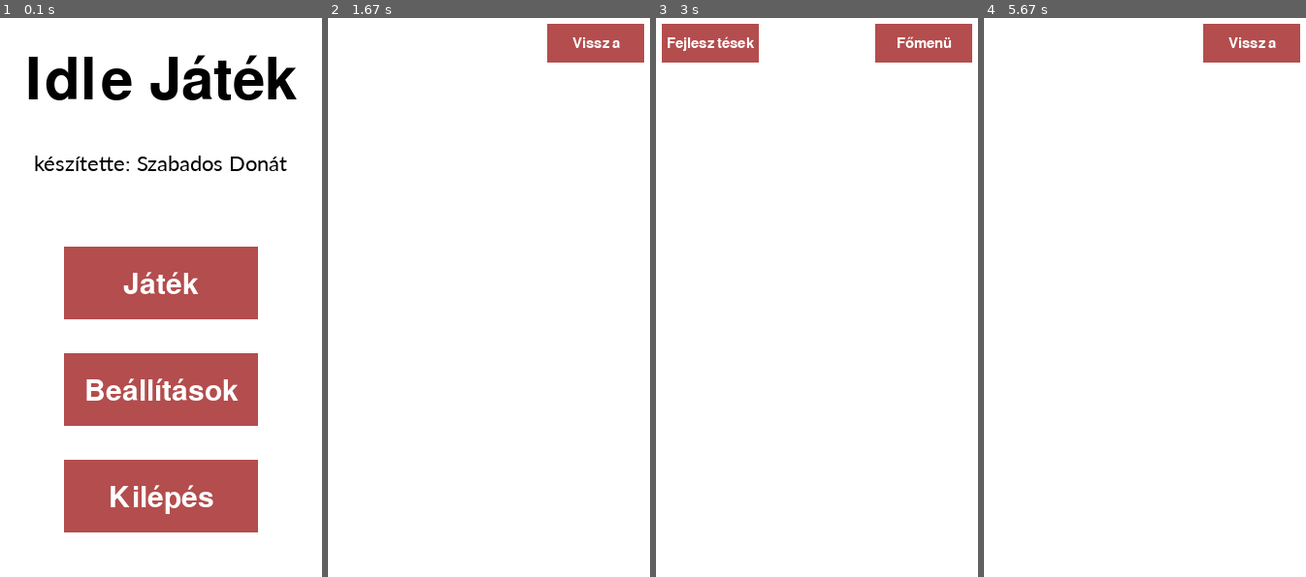
Above: before the commit, frames 1-4 (left to right).
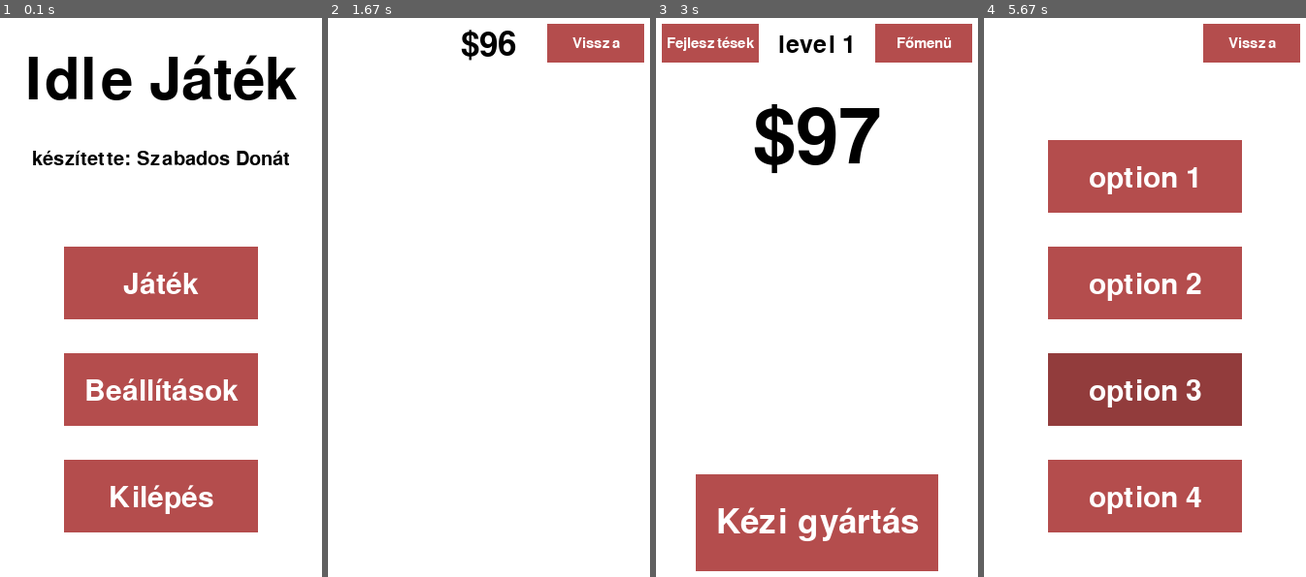
Above: after the commit, the same moments.

Repository: szabadosdonat/idlegame
Game: pygame game, started from idle_pygame.py
Two runs of this game, one before a commit and one after it. Both use one fixed random seed, a clock stepped at 60 frames per second and the inputs below.
Inputs (mouse positions are in pixels of both pictures, inside the frame that each line leads up to):
- Up to frame 1 (0.1 s): no input
- Up to frame 2 (1.67 s): click (489, 314) at 0.38 s; click "Fejlesztések" at 0.72 s
- Up to frame 3 (3 s): click "Főmenü" at 2.05 s; click (800, 476) at 2.38 s; click (804, 208) at 2.72 s
- Up to frame 4 (5.67 s): click "Kilépés" at 4.05 s; click (1219, 208) at 4.38 s; click "Főmenü" at 5.22 s; click "Beállítások" at 5.55 s

The runs differ from the first frame. In frame 1, 1.5% of the frame differs, in the area x 10-90%, y 23-28%; in frame 2, 0.5%; in frame 3, 15%; in frame 4, 30%, in the area x 19-81%, y 21-93%.

Commit message:
# beállítások menü pofozva, pénz és level számláló megvalósítva

Diff:
--- a/idle_pygame.py
+++ b/idle_pygame.py
@@ -4,25 +4,26 @@
 button_pressed = False
 screen_width = 360
 screen_heigth = 640
+money = 96  # starting money
+level = 1 # starting level
 
 
 # ToDo: inherit Button and Text from Thing/Object class
 class Text:
-    def __init__(self, value, size, x=None, y=None, bold=False):
+    def __init__(self, value, size, x=None, y=None):
         # x == None --> centered vertically
         # y == None --> centered horizontally
         self.value = value
         self.x = x
         self.y = y
         self.size = size
-        self.bold = bold
+
+    def set_value(self, value):
+        self.value = value
+        self.x = (screen_width / 2) - (pygame.font.Font('freesansbold.ttf', self.size).render(self.value, True, (0, 0, 0)).get_width() / 2)
 
     def draw_text(self):
-        # note: bold switch does seemingly nothing
-        if self.bold:
-            font = pygame.font.Font('freesansbold.ttf', self.size)
-        else:
-            font = pygame.font.SysFont('calibrilight.ttf', self.size)
+        font = pygame.font.Font('freesansbold.ttf', self.size)
         rendered = font.render(self.value, True, (0, 0, 0))
         if self.x is None:
             self.x = (screen_width / 2) - (rendered.get_width() / 2)
@@ -118,19 +119,28 @@
     b13 = Button('Kilépés', x=80, y=470)
     b21 = Button('Fejlesztések', x=20, y=20, width=100, heigth=40, text_size=15)
     b22 = Button('Főmenü', x=240, y=20, width=100, heigth=40, text_size=15)
+    b23 = Button('Kézi gyártás', x=55, y=485, width=250, heigth=100, text_size=35)
     b31 = Button('Vissza', x=240, y=20, width=100, heigth=40, text_size=15)
     b41 = Button('Vissza', x=240, y=20, width=100, heigth=40, text_size=15)
+    b42 = Button('option 1', x=80, y=140)
+    b43 = Button('option 2', x=80, y=250)
+    b44 = Button('option 3', x=80, y=360)
+    b45 = Button('option 4', x=80, y=470)
 
     # text objects
-    t11 = Text('Idle Játék', 60, x=None, y=50, bold=True)
-    t12 = Text('készítette: Szabados Donát', 25, x=None, y=150)
+    t11 = Text('Idle Játék', 60, x=None, y=50)
+    t12 = Text('készítette: Szabados Donát', 20, x=None, y=150)
+    t21 = Text(f'${money}', 80, x=None, y=100)
+    t22 = Text(f'level {level}', 25, x=None, y=30)
+    t31 = Text(f'${money}', 35, x=None, y=25)
 
     # frames
     f1 = Frame('Main Menu', b11, b12, b13, t11, t12)
-    f2 = Frame('Home Screen', b21, b22)
-    f3 = Frame('Upgrades', b31)
-    f4 = Frame('Beállítások', b41)
+    f2 = Frame('Home Screen', b21, b22, b23, t21, t22)
+    f3 = Frame('Upgrades', b31, t31)
+    f4 = Frame('Beállítások', b41, b42, b43, b44, b45)
 
+    # the frame set here shows up on game start, for now it's the main menu
     current_frame = f1
 
     # game loop
@@ -164,6 +174,11 @@
             current_frame.hide_frame()
             current_frame = f1
 
+        if b23.draw_button():
+            money += 1
+            t21.set_value(f'${money}')
+            t31.set_value(f'${money}')
+
         if b31.draw_button():
             current_frame.hide_frame()
             current_frame = f2
--- a/main.py
+++ /dev/null
@@ -1,104 +0,0 @@
-# idle játék
-# Szabados Donát
-
-import tkinter as tk
-from threading import Timer
-
-
-class Money:
-    def __init__(self, money):
-        self.money = money
-        self.ertek = 1
-        self.eladasi_gyorsasag = 1
-        self.gyarak_szama = 0
-
-    @property
-    def get_money(self):
-        return self.money
-
-    @property
-    def get_gyarak_szama(self):
-        return self.gyarak_szama
-
-    def gomb(self):
-        self.money += self.ertek
-        print(self.money)
-
-    def upgrade_1(self):
-        # gyár építése
-        self.gyarak_szama += 1
-
-    def upgrade_2(self):
-        # termék továbbfejlesztése (2x eladási ár)
-        self.ertek *= 2
-
-    def upgrade_3(self):
-        # munkások béremelése (+5% gyártási gyorsaság)
-        self.eladasi_gyorsasag += self.eladasi_gyorsasag*0.05
-
-    def upgrade_4(self):
-        # termék finomhangolása (+5% eladási ár)
-        self.ertek += self.ertek*0.05
-
-
-def show(f):
-    f.tkraise()
-
-
-if __name__ == '__main__':
-    root = tk.Tk()
-    root.geometry("360x640")
-    root.title("Munkahely")
-
-    m = Money(50)
-
-    # framek legyártása
-    frame_mainmenu = tk.Frame(root, width=360, height=640)
-    frame_home = tk.Frame(root, width=360, height=640)
-    frame_upgrades = tk.Frame(root, width=360, height=640)
-    for frame in (frame_mainmenu, frame_home, frame_upgrades):
-        frame.grid(row=0, column=0, sticky='nsew')
-
-    # main menu
-    tk.Label(frame_mainmenu, text="Idle Játék", font=('italic', 32)).place(relx=0.5, rely=0.2, anchor='center')
-    tk.Button(frame_mainmenu, bd=10, relief="groove", text="Játék indítása", font=('italic', 20), command=lambda: show(frame_home)).place(relx=0.5, rely=0.4, anchor='center')
-    tk.Button(frame_mainmenu, bd=10, relief="groove", text="Beállítások", font=('italic', 20), command=None).place(relx=0.5, rely=0.53, anchor='center')
-    tk.Button(frame_mainmenu, bd=10, relief="groove", text="Kilépés", font=('italic', 20), command=lambda: root.quit()).place(relx=0.5, rely=0.66, anchor='center')
-
-    # home
-    tk.Label(frame_home, text='Pénzed:\n' + str(m.get_money), font=('italic', 25)).place(relx=0.5, rely=0.15, anchor='center')
-    tk.Button(frame_home, width=10, bd=0, text='Fejlesztések', command=lambda: show(frame_upgrades)).place(relx=0.03, rely=0.02)
-    tk.Button(frame_home, width=10, bd=0, text='Főmenü', command=lambda: show(frame_mainmenu)).place(relx=0.75, rely=0.02)
-    tk.Button(frame_home, text="Kézi gyártás", bd=10, font=('italic', 25), command=lambda: m.gomb()).place(relx=0.5, rely=0.75, anchor="center")
-
-    # upgrades
-    tk.Label(frame_upgrades, text='Pénzed:\n' + str(m.get_money), font=('italic', 25)).place(relx=0.5, rely=0.15, anchor='center')
-
-    frame_upgrades.columnconfigure(0, weight=1)
-    frame_upgrades.columnconfigure(1, weight=1)
-    frame_upgrades.rowconfigure(0, weight=3)
-    frame_upgrades.rowconfigure(1, weight=1)
-    frame_upgrades.rowconfigure(2, weight=1)
-    frame_upgrades.rowconfigure(3, weight=1)
-    frame_upgrades.rowconfigure(4, weight=1)
-    frame_upgrades.rowconfigure(5, weight=1)
-    frame_upgrades.rowconfigure(6, weight=1)
-
-    tk.Button(frame_upgrades, bd=3, relief='ridge', text="gyár építése\n(a gyárak automatikusan\npénzt generálnak)", command=lambda: m.upgrade_1()).grid(row=1, column=0, sticky='nsew')
-    tk.Button(frame_upgrades, bd=3, relief='ridge', text="termék továbbfejlesztése\n(x2 értékű áru)", command=lambda: m.upgrade_2()).grid(row=1, column=1, sticky='nsew')
-    tk.Button(frame_upgrades, bd=3, relief='ridge', text="munkások béremelése\n(+5% gyártási gyorsaság)", command=lambda: m.upgrade_3()).grid(row=2, column=0, sticky='nsew')
-    tk.Button(frame_upgrades, bd=3, relief='ridge', text="termék finomhangolása\n(+5% eladási ár)", command=lambda: m.upgrade_4()).grid(row=2, column=1, sticky='nsew')
-    tk.Button(frame_upgrades, bd=3, relief='ridge', text="kézműves trendek\n(+100% kézzel készített áru eladási ár)").grid(row=3, column=0, sticky='nsew')
-    tk.Button(frame_upgrades, bd=3, relief='ridge', text="upgrade 6").grid(row=3, column=1, sticky='nsew')
-    tk.Button(frame_upgrades, bd=3, relief='ridge', text="upgrade 7").grid(row=4, column=0, sticky='nsew')
-    tk.Button(frame_upgrades, bd=3, relief='ridge', text="upgrade 8").grid(row=4, column=1, sticky='nsew')
-    tk.Button(frame_upgrades, width=10, bd=0, text='Főképernyő', command=lambda: show(frame_home)).place(relx=0.03, rely=0.02)
-    tk.Button(frame_upgrades, width=10, bd=0, text='Főmenü', command=lambda: show(frame_mainmenu)).place(relx=0.75, rely=0.02)
-
-    # pénz
-
-
-
-    show(frame_mainmenu)
-
-    root.mainloop()
Empty file removed: asd.py
